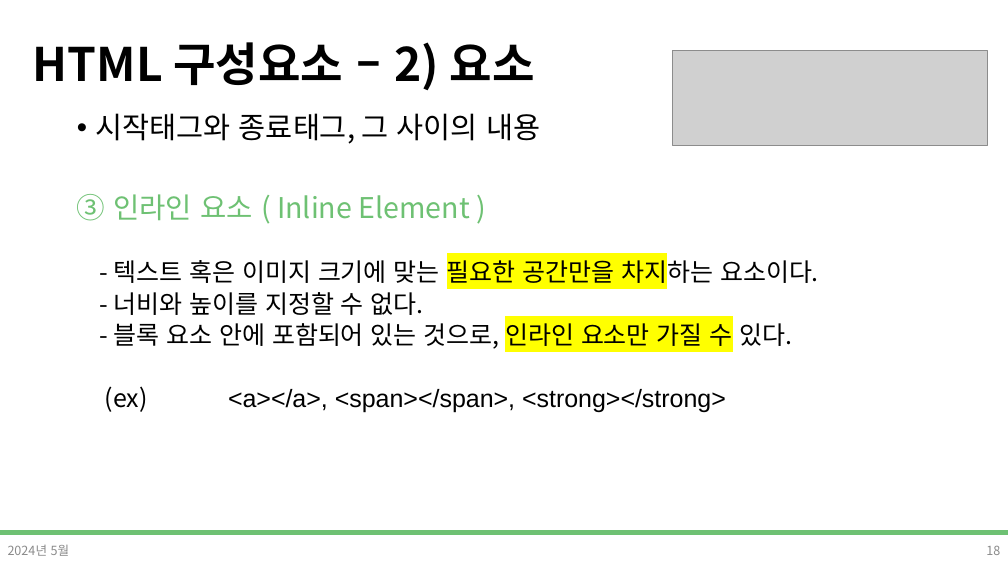
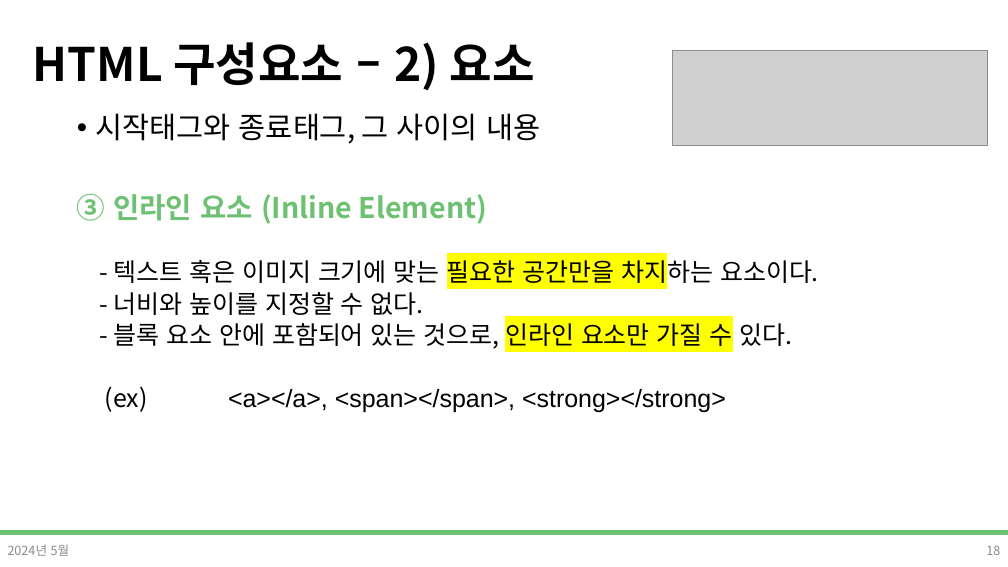
Before and after one commit to DevDamon0527/SeSAC_Yeongdeungpo_Campus_6th, a slide deck: slide 18 of material/[SeSAC_YDP_6] 02_HTML.pptx. Drawn at 1008x567 pixels with LibreOffice and Linux fonts; fonts in the diff are those of the drawing; grey boxes stand for pictures; background and template pictures are left out. Boxes give left, top, right and bottom in pixels: in the first picture for what was removed or moved away, otherwise in the second. Text is boxed around its words. In the diff, an @@ line names an element or a change of style, - is before the commit and + after.

Commit message:
HTML ppt 수정 (실습)

```diff
--- a/material/[SeSAC_YDP_6] 02_HTML.pptx
+++ b/material/[SeSAC_YDP_6] 02_HTML.pptx
@@ text at (77, 193, 487, 224): text changed; bold on @@
-③ 인라인 요소 ( Inline Element )
+③ 인라인 요소 (Inline Element)
```
Also in this commit, not shown: 37 other slides changed, 4 slides added, 3 slides removed.
